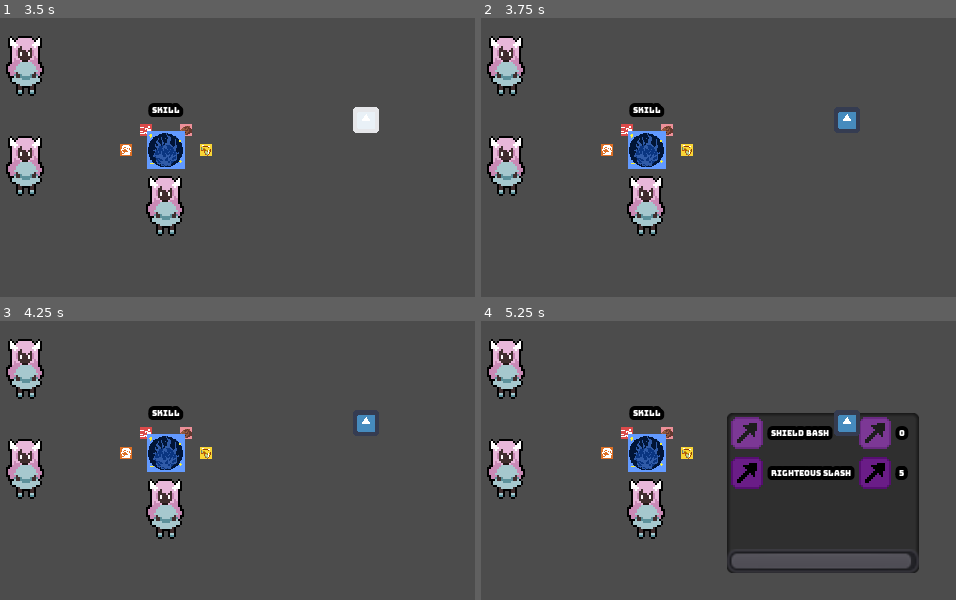
Above: before the commit, frames 1-4 (two rows, left to right).
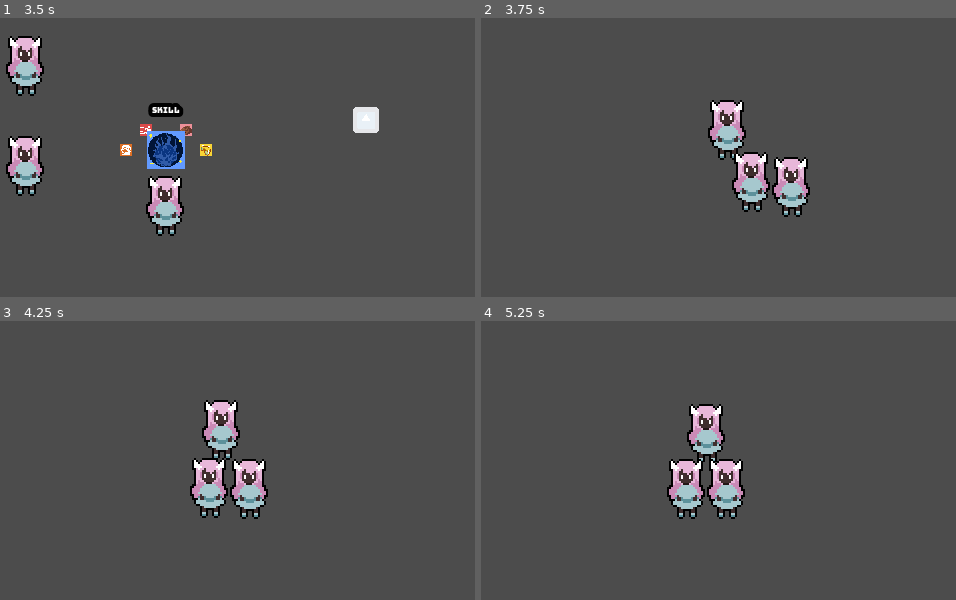
Above: after the commit, the same moments.

Repository: jalvarez2016/Dream-Away
Game: Godot game, scene res://World.tscn
The game is run twice, just before and just after one commit, with the same random seed, the same clock (stepped at 60 frames per second) and the same inputs. The engine's default icon, where the game draws it, is replaced by a stand-in: a white triangle on a blue panel in a dark square.
Inputs:
- Up to frame 1 (3.5 s): hold Right (ui_right) 0.53-1.28 s; tap Z (ui_action) every 0.75 s from 0.6 to 2.85 s; hold Escape (ui_back) 1.28-2.03 s; tap Enter at 2 s; hold Right (ui_right) 2.03-2.78 s; hold Up (ui_up) from 2.78 s (still down)
- Up to frame 2 (3.75 s): release Up (ui_up) at 3.53 s; hold Left (ui_left) from 3.53 s (still down); tap Z (ui_action) at 3.6 s
- Up to frame 3 (4.25 s): keep holding Left (ui_left)
- Up to frame 4 (5.25 s): tap Z (ui_action) at 4.35, 5.1 s; release Left (ui_left) at 5.03 s; hold Escape (ui_back) from 5.03 s (still down)

Frame 1 is identical in both runs. In frame 2, 9.9% of the frame differs, in the area x 1-79%, y 6-79%; in frame 3, 9.9%; in frame 4, 29%, in the area x 1-93%, y 6-91%.

Commit message:
Progress: Add damage skill logic

Diff:
--- a/Utils/ActionSelctor/ActionSelector.gd
+++ b/Utils/ActionSelctor/ActionSelector.gd
@@ -6,7 +6,8 @@
 enum {
 	ACTION_SELECT,
 	SKILL_SELECT,
-	ENEMY_SELECT
+	ENEMY_SELECT,
+	ALLY_SELECT
 }
 var state = ACTION_SELECT
 
@@ -14,6 +15,11 @@
 var enemies = []
 var current_enemy
 var enemyAnimationPlayer
+
+#Ally variables
+var allies = []
+var current_ally
+var allyAnimationPlayer
 
 #Action variables
 var actions
@@ -77,8 +83,12 @@
 				_cycle_skills_up()
 			elif Input.is_action_just_pressed("ui_action"):
 				infoContainer.visible = false
-				enemyAnimationPlayer.play("Selecting")
-				state = ENEMY_SELECT
+				match selectedSkillData.hurt_enemies:
+					true:
+						enemyAnimationPlayer.play("Selecting")
+						state = ENEMY_SELECT
+					false:
+						state = ALLY_SELECT
 		ENEMY_SELECT:
 			if Input.is_action_just_pressed("ui_right"):
 				_next_enemy()
@@ -96,7 +106,24 @@
 				state = ACTION_SELECT
 				enemyAnimationPlayer.play("RESET")
 				_depopulate_info()
+		ALLY_SELECT:
+			var numTargets = selectedSkillData.targets
+			if numTargets > allies.size():
 				pass
+#				Apply skill to all allies
+			else:
+				if Input.is_action_just_pressed("ui_right"):
+					_next_ally()
+				elif Input.is_action_just_pressed("ui_left"):
+					_prev_ally()
+
+				if Input.is_action_just_pressed("ui_action"):
+					print("Ally based skill")
+				elif Input.is_action_just_pressed("ui_back"):
+					# go back to the selection and closing any opened panels
+					state = ACTION_SELECT
+	#				enemyAnimationPlayer.play("RESET")
+					_depopulate_info()
 		_:
 			print("Not a state")
 
@@ -254,6 +281,11 @@
 		enemies.push_front(current_enemy)
 		current_enemy = enemies.pop_back()
 
+func _next_ally():
+	pass
+
+func _prev_ally():
+	pass
 # Action methods are below
 func _attack_action():
 	enemyAnimationPlayer.play("RESET")
@@ -268,8 +300,31 @@
 
 func _skill_action():
 	enemyAnimationPlayer.play("RESET")
-	print(selectedSkillData)
+
+	match selectedSkillData.hurt_enemies:
+		true:
+			var enemyDefense = current_enemy.get_node("Stats").defense
+			var damageDelt = selectedSkillData.damage - (enemyDefense/ 1.1)
+			current_enemy._take_damage(damageDelt + (randi() % 5))
+		false:
+			var skillEffect = selectedSkillData.effect
+			match skillEffect:
+				"STUN":
+					print(skillEffect)
+				"HEAL":
+					print(skillEffect)
+				"FATIGUE":
+					print(skillEffect)
+				"HEAL_DAMAGE":
+					print(skillEffect)
+				"SHIELD":
+					print(skillEffect)
+				"REVIVE":
+					print(skillEffect)
+				"STOCK":
+					print(skillEffect)
+
 #	Place enemy taking damage animation here
 #	Check if enemy dead
-#	get_node("../../../")._on_ally_turn_end()
-#	queue_free()
+	get_node("../../../")._on_ally_turn_end()
+	queue_free()
